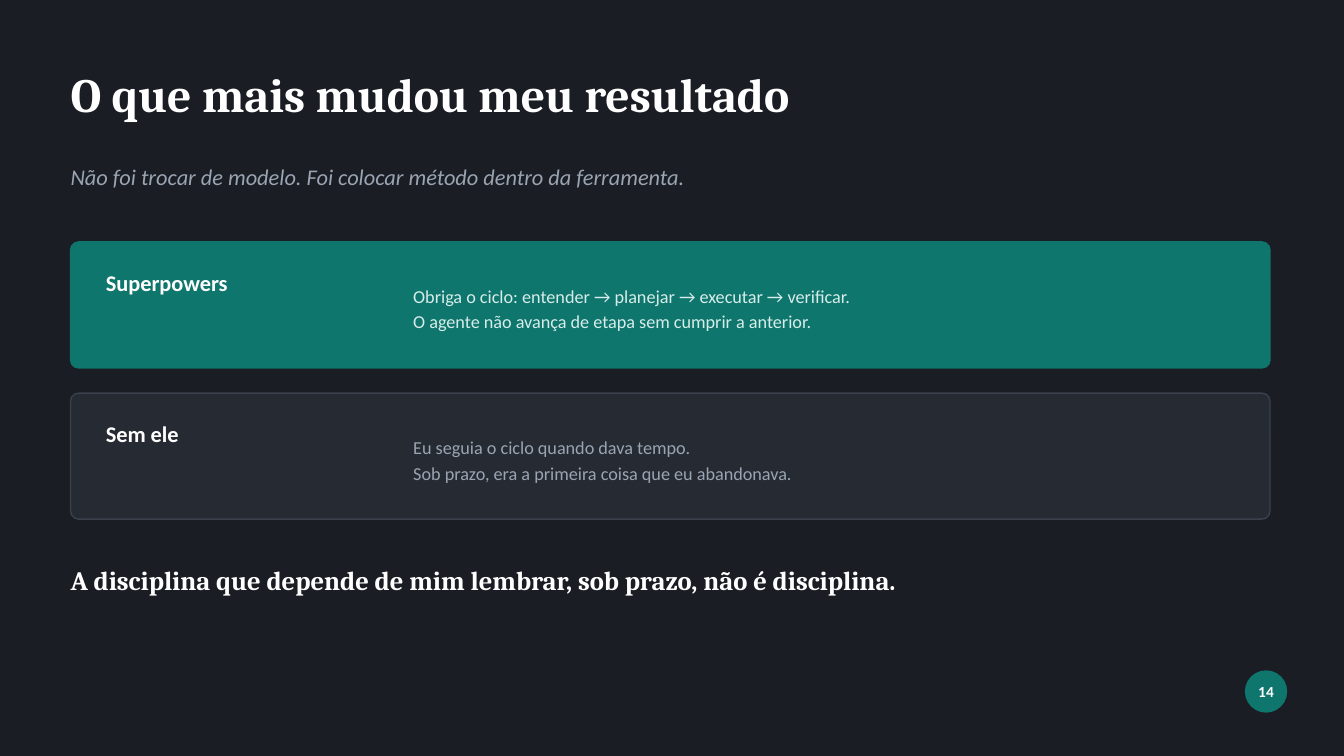
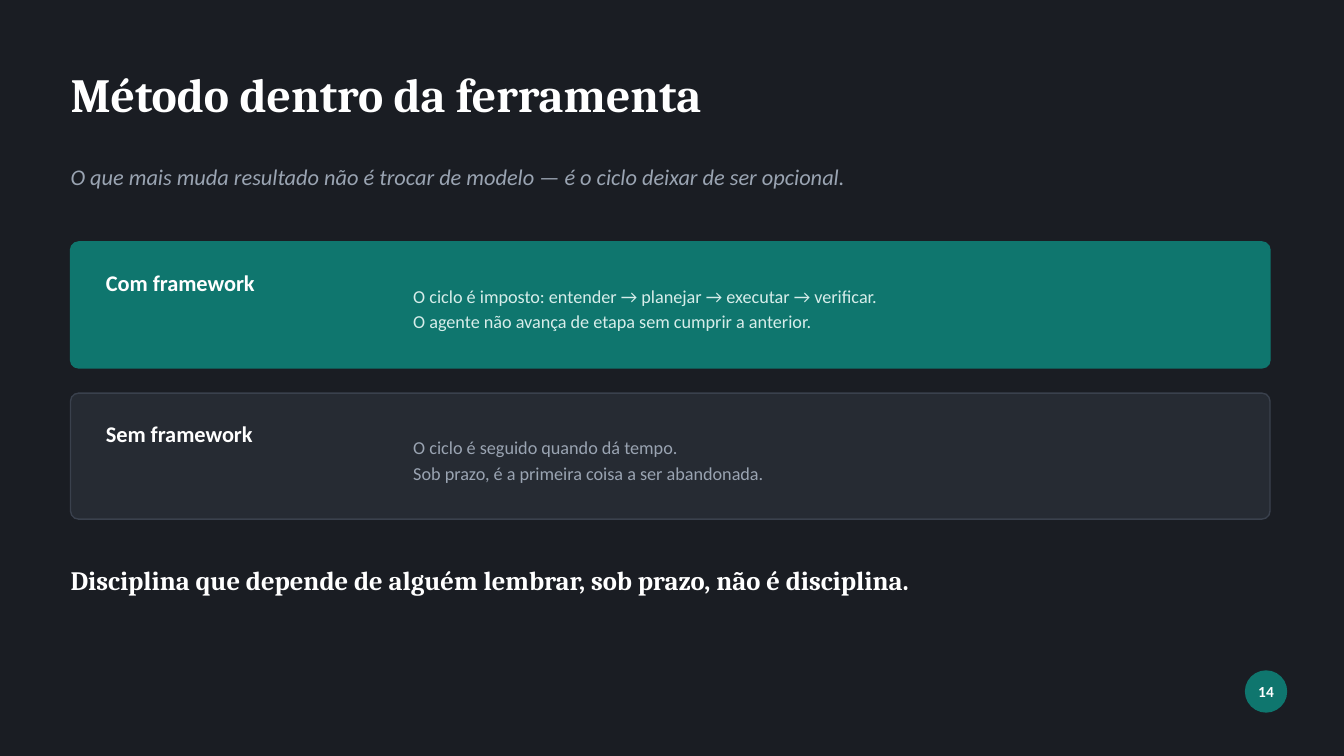
Before and after one commit to devdiasbr/boas-praticas-ia, a slide deck: slide 15 of apresentacao/como-eu-uso-ia.pptx. Drawn at 1344x756 pixels with LibreOffice and Linux fonts; fonts in the diff are those of the drawing. Boxes give left, top, right and bottom in pixels: in the first picture for what was removed or moved away, otherwise in the second. Text is boxed around its words. In the diff, an @@ line names an element or a change of style, - is before the commit and + after.

```diff
--- a/apresentacao/como-eu-uso-ia.pptx
+++ b/apresentacao/como-eu-uso-ia.pptx
@@ text at (71, 78, 701, 113): text changed @@
-O que mais mudou meu resultado
+Método dentro da ferramenta
@@ text at (71, 169, 845, 189): text changed @@
-Não foi trocar de modelo. Foi colocar método dentro da ferramenta.
+O que mais muda resultado não é trocar de modelo — é o ciclo deixar de ser opcional.
@@ text at (106, 275, 255, 291): text changed @@
-Superpowers
+Com framework
@@ text at (413, 290, 876, 306): text changed @@
-Obriga o ciclo: entender → planejar → executar → verificar.
+O ciclo é imposto: entender → planejar → executar → verificar.
@@ text at (106, 426, 253, 442): text changed @@
-Sem ele
+Sem framework
@@ text at (413, 441, 764, 483): text changed @@
-Eu seguia o ciclo quando dava tempo.
-Sob prazo, era a primeira coisa que eu abandonava.
+O ciclo é seguido quando dá tempo.
+Sob prazo, é a primeira coisa a ser abandonada.
@@ text at (71, 571, 909, 596): text changed @@
-A disciplina que depende de mim lembrar, sob prazo, não é disciplina.
+Disciplina que depende de alguém lembrar, sob prazo, não é disciplina.
```
Also in this commit, not shown: 21 other slides changed, 1 other file.
